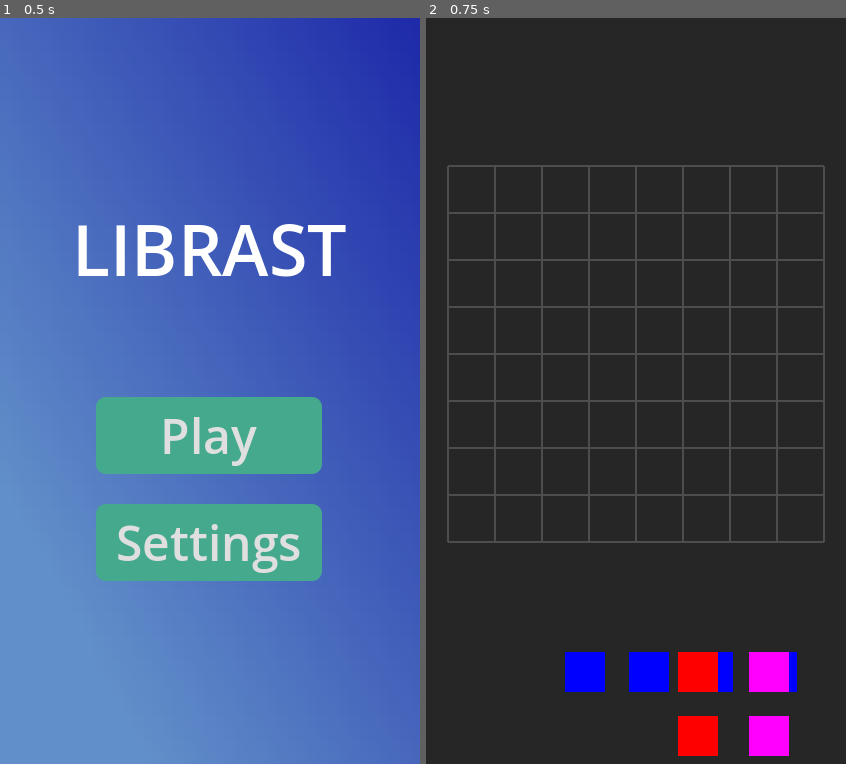
Above: before the commit, frames 1-2 (left to right).
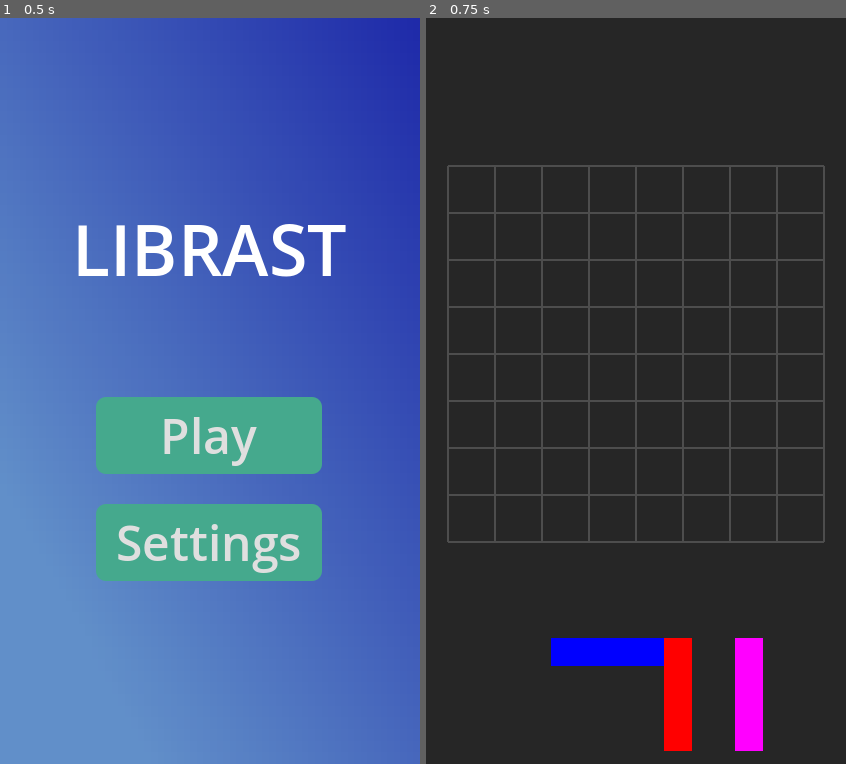
Above: after the commit, the same moments.

Repository: Piernikkk/librast
Game: Godot game, scene res://scenes/start_screen.tscn
Same seed, same stepped clock (60 frames per second), same inputs: the game is played once before the commit and once after it.
Inputs:
- Up to frame 1 (0.5 s): no input
- Up to frame 2 (0.75 s): click "Play" at 0.5 s

Frame 1 is identical in both runs. In frame 2, 4.3% of the frame differs, in the area x 29-89%, y 83-99%.
Error before the commit: Invalid access to property or key 'texture' on a base object of type 'ColorRect (block.gd)'. (res://scripts/shape.gd:73)

Commit message:
checkpoint

Diff:
--- a/scripts/block.gd
+++ b/scripts/block.gd
@@ -1,10 +1,30 @@
-extends ColorRect
+extends Sprite2D
 
 var grid_pos: Vector2i = Vector2i.ZERO;
 var shape_parent = null;
 
+func _ready() -> void:
+	create_solid_texture();
+
+func create_solid_texture() -> void:
+	var img = Image.create(64, 64, false, Image.FORMAT_RGBA8);
+	img.fill(Color.WHITE);
+	texture = ImageTexture.create_from_image(img);
+
 func set_block_color(new_color: Color) -> void:
 	modulate = new_color;
+
+func set_block_size(block_size: float) -> void:
+	if texture:
+		var texture_size = texture.get_size().x;
+		var scale_factor = block_size / texture_size;
+		scale = Vector2(scale_factor, scale_factor);
+
+func get_block_rect() -> Rect2:
+	if texture:
+		var texture_size = texture.get_size();
+		return Rect2(-texture_size / 2.0 * scale, texture_size * scale);
+	return Rect2();
 
 func check_nearby_grid_placements(grid_ref, snap_tolerance: float) -> Array:
 	if not grid_ref:
--- a/scripts/camera.gd
+++ b/scripts/camera.gd
@@ -17,4 +17,5 @@
 
 	position = effective_size / 2.0;
 
-	print("Camera centered at: ", position);
+	if Globals.DEBUG_VERBOSE:
+		print("Camera centered at: ", position);
--- a/scripts/globals.gd
+++ b/scripts/globals.gd
@@ -14,3 +14,6 @@
 	Color(1, 0.5, 0), # Orange
 	Color(0.5, 0, 1) # Purple
 ];
+
+# Performance optimization: disable verbose debug prints
+const DEBUG_VERBOSE: bool = false;
--- a/scripts/grid.gd
+++ b/scripts/grid.gd
@@ -9,18 +9,38 @@
 var grid_pixel_width = 0;
 var grid_pixel_height = 0;
 var dynamic_block_size = 0;
+
+# Performance optimization: prevent excessive redraws
+var resize_timer: Timer = null;
+var pending_resize = false;
 
 func _ready() -> void:
 	initialize_grid();
 	calculate_dynamic_sizes();
 	center_grid();
 	redraw_grid();
+
+	# Setup resize timer to debounce viewport changes
+	resize_timer = Timer.new();
+	resize_timer.wait_time = 0.2; # Wait 200ms before processing resize
+	resize_timer.one_shot = true;
+	resize_timer.timeout.connect(_apply_viewport_resize);
+	add_child(resize_timer);
+
 	get_viewport().size_changed.connect(_on_viewport_resized);
 
 func _on_viewport_resized() -> void:
-	calculate_dynamic_sizes();
-	center_grid();
-	redraw_grid();
+	# Debounce resize events to prevent excessive redraws
+	pending_resize = true;
+	if resize_timer:
+		resize_timer.start();
+
+func _apply_viewport_resize() -> void:
+	if pending_resize:
+		pending_resize = false;
+		calculate_dynamic_sizes();
+		center_grid();
+		redraw_grid();
 
 func calculate_dynamic_sizes() -> void:
 	var window_size = DisplayServer.window_get_size();
@@ -44,7 +64,8 @@
 	grid_pixel_width = GRID_WIDTH * dynamic_block_size;
 	grid_pixel_height = GRID_HEIGHT * dynamic_block_size;
 
-	print("Dynamic block size: ", dynamic_block_size, " | Grid size: ", grid_pixel_width, "x", grid_pixel_height);
+	if Globals.DEBUG_VERBOSE:
+		print("Dynamic block size: ", dynamic_block_size, " | Grid size: ", grid_pixel_width, "x", grid_pixel_height);
 
 func center_grid() -> void:
 	var window_size = DisplayServer.window_get_size();
@@ -62,7 +83,8 @@
 		(effective_size.y - grid_pixel_height) / 2.0 - effective_size.y * 0.05 # Offset up slightly
 	);
 
-	print("Grid centered at: ", position, " | Window: ", window_size, " | Viewport: ", viewport_size);
+	if Globals.DEBUG_VERBOSE:
+		print("Grid centered at: ", position, " | Window: ", window_size, " | Viewport: ", viewport_size);
 
 func initialize_grid():
 	for x in range(GRID_HEIGHT):
@@ -82,7 +104,8 @@
 func place_block(grid_pos: Vector2i, block_node) -> void:
 	if can_place_block(grid_pos):
 		grid[grid_pos.y][grid_pos.x] = block_node;
-		print("Block placed at: ", grid_pos);
+		if Globals.DEBUG_VERBOSE:
+			print("Block placed at: ", grid_pos);
 
 func remove_block(grid_pos: Vector2i) -> void:
 	if grid_pos.x >= 0 and grid_pos.x < GRID_WIDTH and grid_pos.y >= 0 and grid_pos.y < GRID_HEIGHT:
@@ -109,7 +132,8 @@
 	animate_and_clear_lines(rows_to_clear, cols_to_clear);
 
 	var blocks_cleared = rows_to_clear.size() * GRID_WIDTH + cols_to_clear.size() * GRID_HEIGHT;
-	print("Cleared ", rows_to_clear.size(), " rows and ", cols_to_clear.size(), " columns. Total blocks: ", blocks_cleared);
+	if Globals.DEBUG_VERBOSE:
+		print("Cleared ", rows_to_clear.size(), " rows and ", cols_to_clear.size(), " columns. Total blocks: ", blocks_cleared);
 
 	return blocks_cleared;
 
--- a/scripts/piece_bar.gd
+++ b/scripts/piece_bar.gd
@@ -111,13 +111,15 @@
 
 func _on_shape_placed(placed_shape) -> void:
 	current_shapes.erase(placed_shape);
-	print("Shape placed! Remaining shapes: ", current_shapes.size());
+	if Globals.DEBUG_VERBOSE:
+		print("Shape placed! Remaining shapes: ", current_shapes.size());
 
 	if not current_shapes.is_empty():
 		check_game_over();
 
 	if current_shapes.is_empty():
-		print("All shapes used! Respawning...");
+		if Globals.DEBUG_VERBOSE:
+			print("All shapes used! Respawning...");
 		await get_tree().create_timer(0.3).timeout;
 		spawn_shapes();
 		check_game_over();
--- a/scripts/shape.gd
+++ b/scripts/shape.gd
@@ -13,6 +13,10 @@
 var piece_bar_scale = 0.6;
 var grid_scale = 1.0;
 
+# Performance optimization: throttle placement checks
+var last_check_time = 0.0;
+var check_interval = 0.05; # Check every 50ms instead of every frame
+
 func _ready() -> void:
 	original_position = global_position;
 	calculate_mass_center();
@@ -25,8 +29,9 @@
 
 	shape_pattern = pattern;
 
-	print("Creating shape: ", shape_data.name, " - Width: ", grid_width, " Height: ", grid_height);
-	print("Pattern: ", pattern);
+	if Globals.DEBUG_VERBOSE:
+		print("Creating shape: ", shape_data.name, " - Width: ", grid_width, " Height: ", grid_height);
+		print("Pattern: ", pattern);
 
 	var idx = 0
 	var blocks_created = 0
@@ -43,12 +48,15 @@
 
 				blocks.append({"node": block, "grid_pos": Vector2i(x, y)});
 				blocks_created += 1;
-				print("  Block ", blocks_created, " at grid pos: ", Vector2i(x, y), " world pos: ", Vector2(x * 64, y * 64));
+				if Globals.DEBUG_VERBOSE:
+					print("  Block ", blocks_created, " at grid pos: ", Vector2i(x, y), " world pos: ", Vector2(x * 64, y * 64));
 			idx += 1;
 
-	print("Total blocks created: ", blocks_created);
+	if Globals.DEBUG_VERBOSE:
+		print("Total blocks created: ", blocks_created);
 	calculate_mass_center();
-	print("Mass center: ", mass_center);
+	if Globals.DEBUG_VERBOSE:
+		print("Mass center: ", mass_center);
 
 func calculate_mass_center() -> void:
 	if blocks.is_empty():
@@ -70,12 +78,8 @@
 
 		for block_data in blocks:
 			var block = block_data.node;
-			if block.texture:
-				var texture_size = block.texture.get_size();
-				var scale_factor = block_size / texture_size.x;
-				block.scale = Vector2(scale_factor, scale_factor);
-
-				block.position = Vector2(block_data.grid_pos) * block_size;
+			block.set_block_size(block_size);
+			block.position = Vector2(block_data.grid_pos) * block_size;
 
 		calculate_mass_center();
 		base_scale = scale;
@@ -94,16 +98,20 @@
 	elif event is InputEventMouseMotion and dragging:
 		global_position = get_global_mouse_position() + drag_offset;
 
+		# Performance optimization: throttle placement checks
 		if grid_ref:
-			if can_place_shape():
-				modulate = Color(1, 1, 1, 1.0);
-			else:
-				modulate = Color(1, 1, 1, 0.5);
+			var current_time = Time.get_ticks_msec() / 1000.0;
+			if current_time - last_check_time >= check_interval:
+				last_check_time = current_time;
+				if can_place_shape():
+					modulate = Color(1, 1, 1, 1.0);
+				else:
+					modulate = Color(1, 1, 1, 0.5);
 
 func is_mouse_over(mouse_pos: Vector2) -> bool:
 	for block_data in blocks:
 		var block = block_data.node;
-		var rect = block.get_rect();
+		var rect = block.get_block_rect();
 		var local_mouse = block.to_local(mouse_pos);
 		if rect.has_point(local_mouse):
 			return true;
@@ -208,7 +216,7 @@
 		);
 
 	var blocks_cleared = grid_ref.check_and_clear_lines();
-	if blocks_cleared > 0:
+	if blocks_cleared > 0 and Globals.DEBUG_VERBOSE:
 		print("Cleared ", blocks_cleared, " blocks!");
 
 	shape_placed.emit();
--- a/scripts/shapes.gd
+++ b/scripts/shapes.gd
@@ -129,8 +129,9 @@
 	var width = shape_data.width
 	var height = shape_data.height
 
-	print("Rotating shape ", shape_data.name, " by ", steps, " steps");
-	print("Original: W=", width, " H=", height, " Pattern=", pattern);
+	if Globals.DEBUG_VERBOSE:
+		print("Rotating shape ", shape_data.name, " by ", steps, " steps");
+		print("Original: W=", width, " H=", height, " Pattern=", pattern);
 
 	for step in range(steps):
 		var new_pattern = []
@@ -152,7 +153,8 @@
 		width = new_width
 		height = new_height
 
-		print("After step ", step + 1, ": W=", width, " H=", height, " Pattern=", pattern);
+		if Globals.DEBUG_VERBOSE:
+			print("After step ", step + 1, ": W=", width, " H=", height, " Pattern=", pattern);
 
 	return {
 		"pattern": pattern,
--- a/scripts/start_screen.gd
+++ b/scripts/start_screen.gd
@@ -1,4 +1,10 @@
 extends Control
+
+
+@onready var main_menu = %MainMenu;
 
 func _on_play_pressed() -> void:
 	get_tree().change_scene_to_file("res://scenes/main_scene.tscn");
+
+func _on_settings_pressed() -> void:
+	return
--- a/sprites/block.tscn
+++ b/sprites/block.tscn
@@ -2,7 +2,5 @@
 
 [ext_resource type="Script" uid="uid://2f0jpmp4mpdn" path="res://scripts/block.gd" id="1_oge17"]
 
-[node name="Block" type="ColorRect"]
-offset_right = 40.0
-offset_bottom = 40.0
+[node name="Sprite2D" type="Sprite2D"]
 script = ExtResource("1_oge17")
Not shown, changed: export_presets.cfg
Not shown, added: exports/android/Librast.apk
